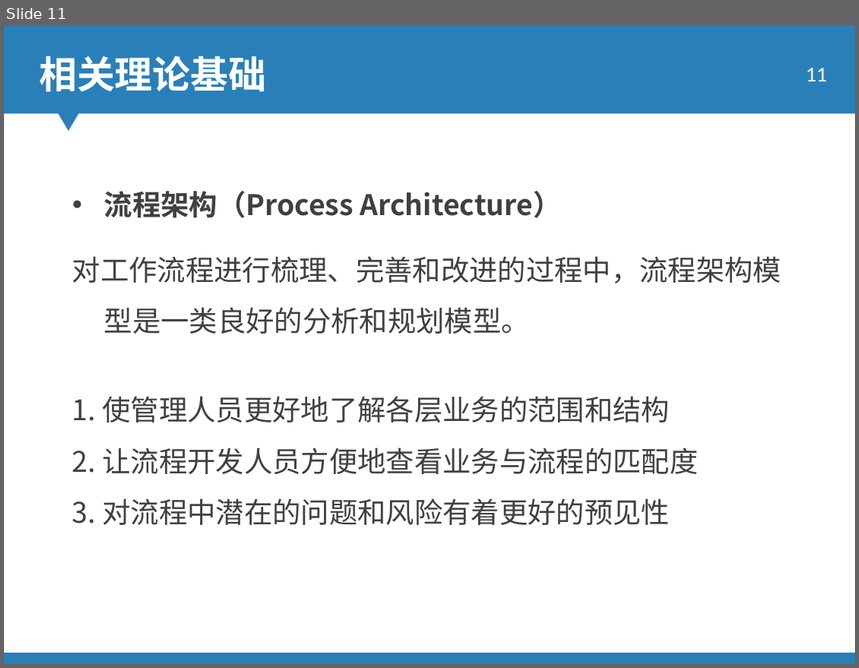
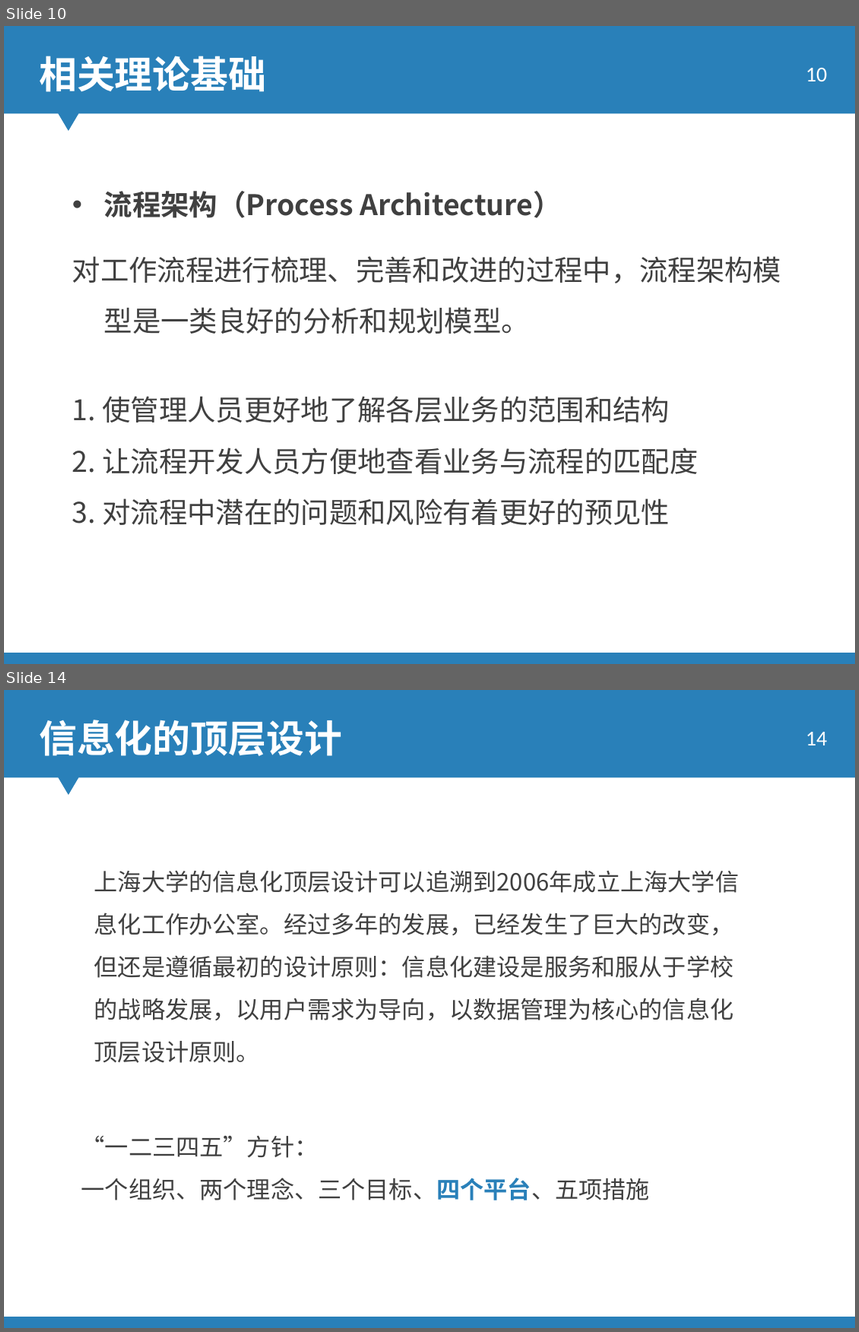
Before and after one commit to ky4910/KimThesis, a slide deck: 答辩_0610_JY.ppt. Shown one above the other, each under a label of ours: slide 11 before the commit, slides 10 and 14 after it; the slides between them are not shown. The pictures are 859x668 and 859x1332 pixels, drawn with LibreOffice and Linux fonts; fonts in the diff are those of the drawing; background and template pictures are left out. Boxes give left, top, right and bottom in pixels: in the first picture for what was removed or moved away, otherwise in the second. Text is boxed around its words. In the diff, an @@ line names an element or a change of style, - is before the commit and + after.

```diff
--- a/答辩_0610_JY.ppt
+++ b/答辩_0610_JY.ppt
@@ slide 14 added at (4,690,855,1328), background picture (left out); not listed: 2 template elements that a slide beside it also shows @@
@@ text added at (39,720,341,756), 32 pt, text #FFFFFF, bold @@
+信息化的顶层设计
@@ page number added at (806,732,827,745), 18 pt, text #FFFFFF @@
+14
@@ text added at (94,870,739,1063), 20 pt, text #404040 @@
+上海大学的信息化顶层设计可以追溯到2006年成立上海大学信息化工作办公室。经过多年的发展，已经发生了巨大的改变，但还是遵循最初的设计原则：信息化建设是服务和服从于学校的战略发展，以用户需求为导向，以数据管理为核心的信息化顶层设计原则。
@@ text added at (82,1136,650,1201), 20 pt, text #404040 @@
+“一二三四五”方针：
+一个组织、两个理念、三个目标、四个平台、五项措施
@@ what was slide 11 is now slide 10 @@
@@ page number at (806,68,827,81): text changed @@
-11
+10
```
Also in this commit, not shown: 6 slides changed, 19 other slides added, 13 slides removed, 1 other file.
